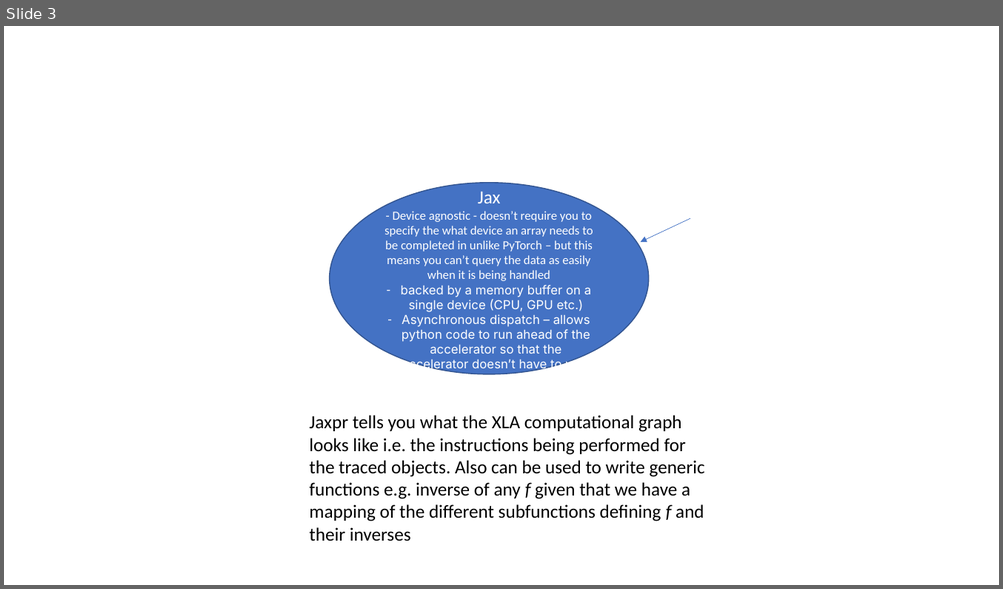
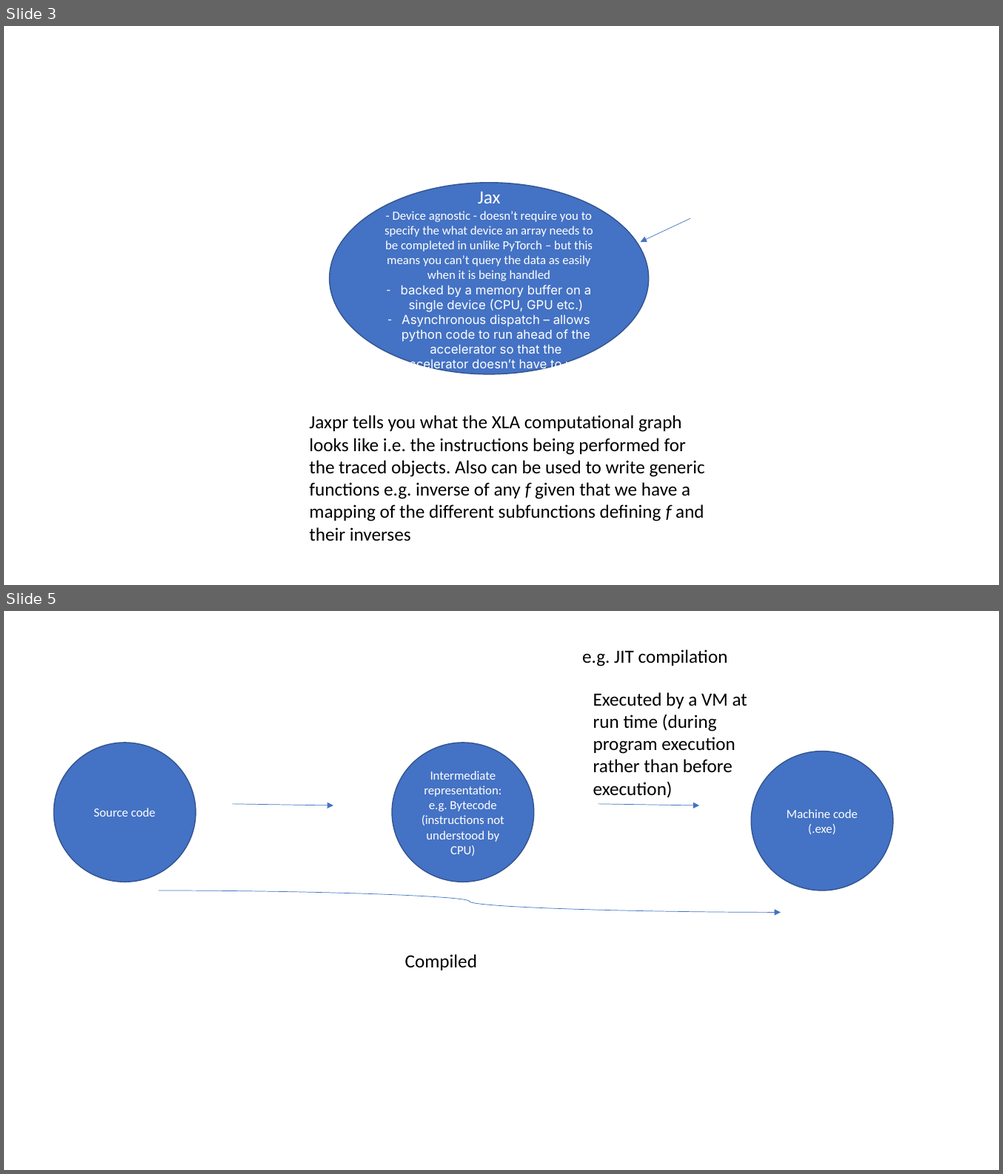
Before and after one commit to francisa6/Leetcode, a slide deck: Leetcode_Topics.pptx. Shown one above the other, each under a label of ours: slide 3 before the commit, slides 3 and 5 after it; the slides between them are not shown. The pictures are 1003x589 and 1003x1174 pixels, drawn with LibreOffice and Linux fonts; fonts in the diff are those of the drawing. Boxes give left, top, right and bottom in pixels: in the first picture for what was removed or moved away, otherwise in the second. Text is boxed around its words. In the diff, an @@ line names an element or a change of style, - is before the commit and + after.

```diff
--- a/Leetcode_Topics.pptx
+++ b/Leetcode_Topics.pptx
@@ slide 5 added at (4, 611, 999, 1170), background #FFFFFF @@
@@ text added at (582, 649, 728, 667), 18 pt, text #000000 @@
+e.g. JIT compilation
@@ text added at (593, 692, 747, 798), 18 pt, text #000000 @@
+Executed by a VM at run time (during program execution rather than before execution)
@@ ellipse added at (54, 743, 196, 883), fill #4472C4, outline #325491 1 pt, 12 pt, text #FFFFFF @@
+Source code
@@ ellipse added at (392, 743, 534, 883), fill #4472C4, outline #325491 1 pt, 12 pt, text #FFFFFF @@
+Intermediate representation:
+e.g. Bytecode (instructions not understood by CPU)
@@ ellipse added at (751, 752, 893, 891), fill #4472C4, outline #325491 1 pt, 12 pt, text #FFFFFF @@
+Machine code
+(.exe)
@@ arrow added from (233, 804) to (333, 806), #4472C4 0.5 pt @@
@@ arrow added from (598, 804) to (700, 806), #4472C4 0.5 pt @@
@@ curved arrow added from (159, 891) to (781, 912), #4472C4 0.5 pt @@
@@ text added at (405, 954, 477, 971), 18 pt, text #000000 @@
+Compiled
```
Also in this commit, not shown: 25 other slides added, 45 other files.
